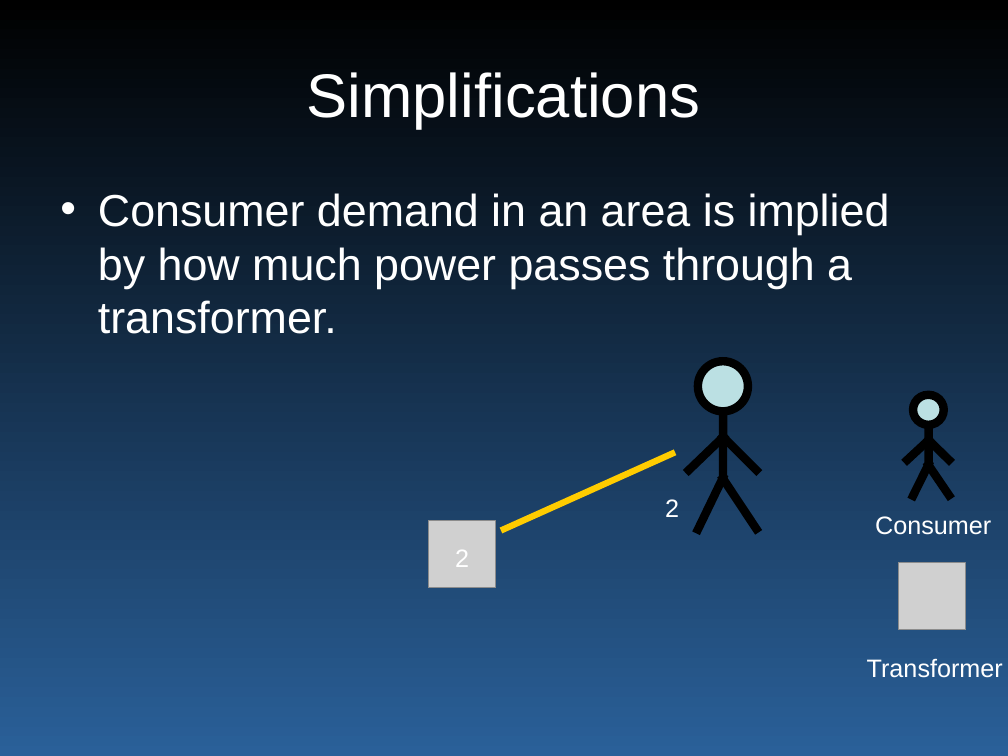
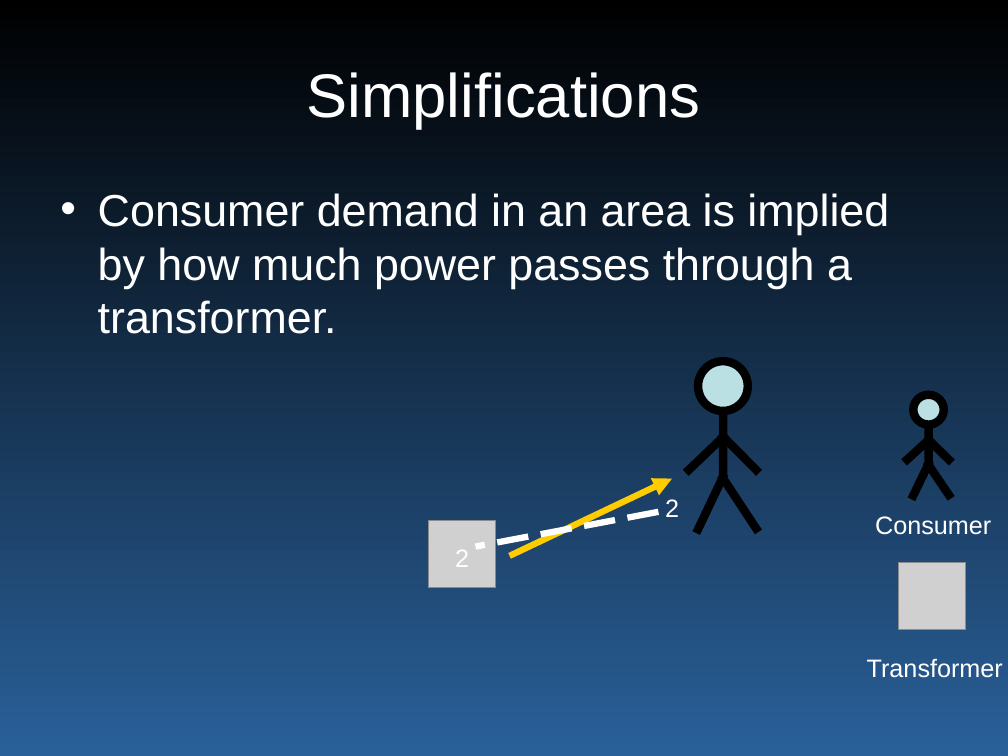
Before and after one commit to wyatt8740/CS460_Capstone, a slide deck: slide 12 of smartgrid_465.ppt (slide 11 before the commit). Drawn at 1008x756 pixels with LibreOffice and Linux fonts; fonts in the diff are those of the drawing; grey boxes stand for pictures. Boxes give left, top, right and bottom in pixels: in the first picture for what was removed or moved away, otherwise in the second. Text is boxed around its words. In the diff, an @@ line names an element or a change of style, - is before the commit and + after.

```diff
--- a/smartgrid_465.ppt
+++ b/smartgrid_465.ppt
@@ line moved from (672, 454) - (504, 529) to (512, 554) - (672, 479) @@
@@ line (512, 554) - (672, 479): line to arrow @@
@@ line added from (655, 512) to (479, 546), #FFFFFF 4.51 pt @@
```
Also in this commit, not shown: 6 other slides changed, 1 slide added.
